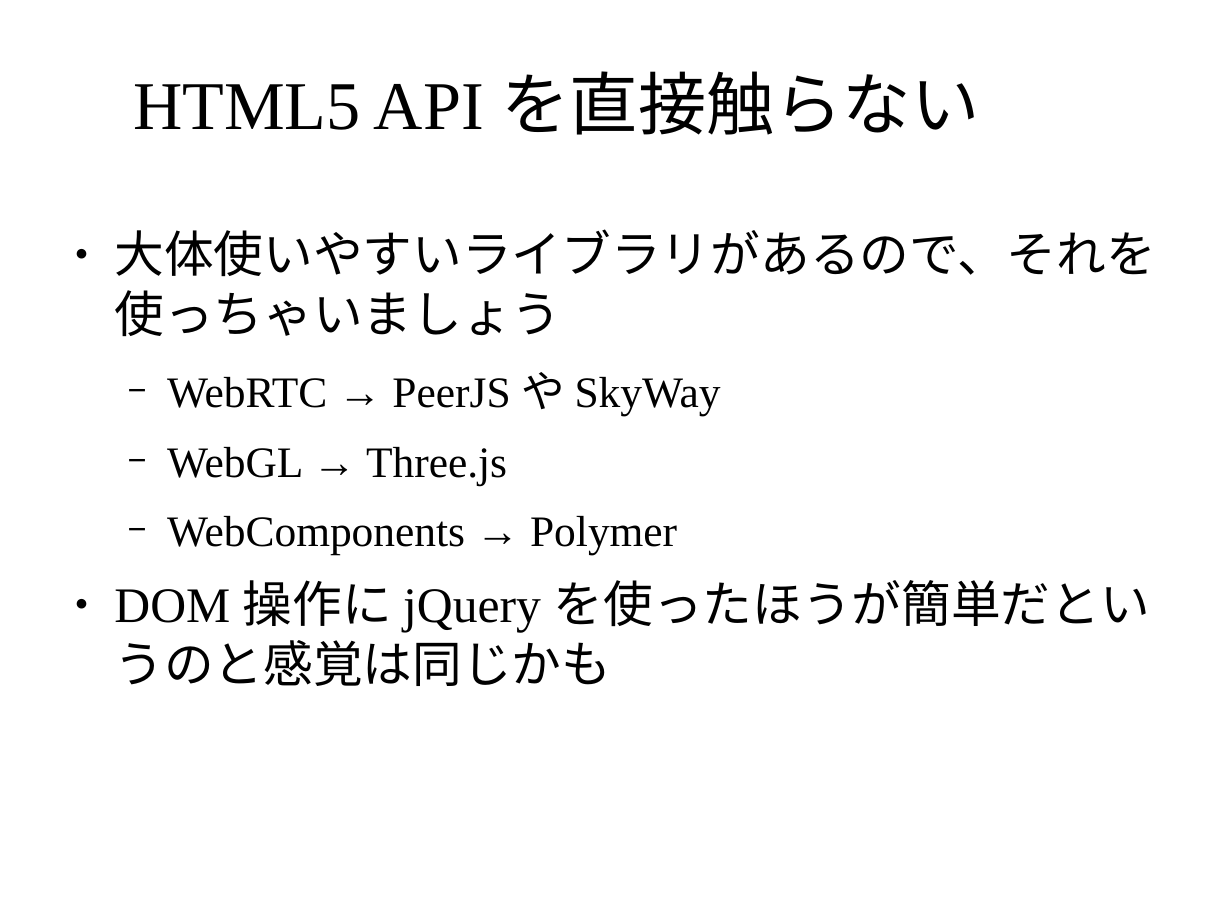
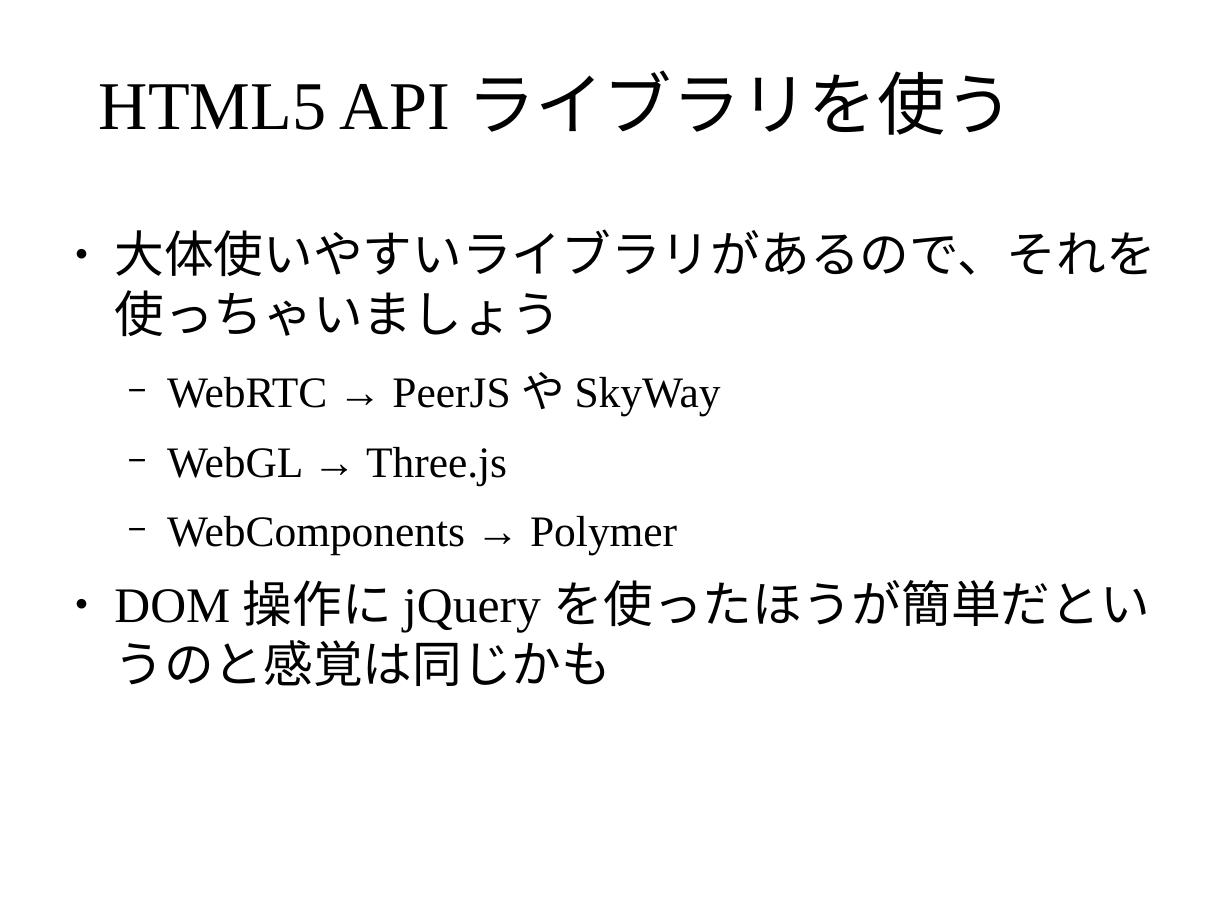
Before and after one commit to masakura/slides, a slide deck: slide 33 of html5jk#1/slide2.odp (slide 23 before the commit). Drawn at 1232x924 pixels with LibreOffice and Linux fonts; fonts in the diff are those of the drawing; background and template pictures are left out. Boxes give left, top, right and bottom in pixels: in the first picture for what was removed or moved away, otherwise in the second. Text is boxed around its words. In the diff, an @@ line names an element or a change of style, - is before the commit and + after.

Commit message:
第二章の構成を変えて現在値スライドを挿入

```diff
--- a/html5jk#1/slide2.odp
+++ b/html5jk#1/slide2.odp
@@ title at (99,70,1013,135): text changed @@
-HTML5 API を直接触らない
+HTML5 API ライブラリを使う
```
Also in this commit, not shown: 9 other slides changed, 5 slides added.
